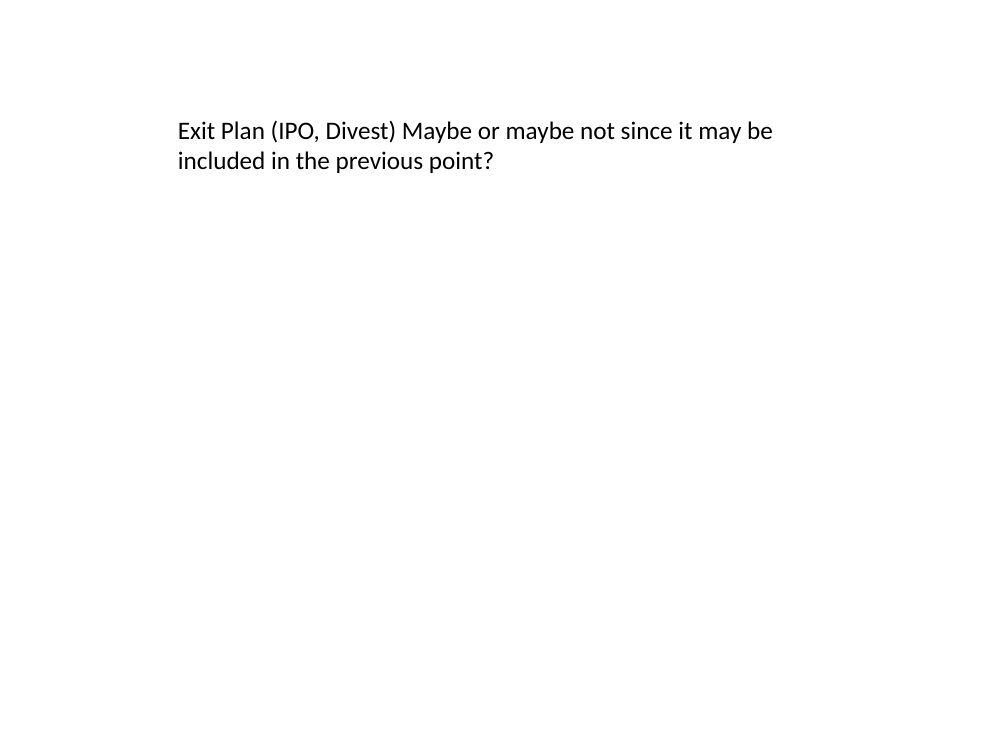
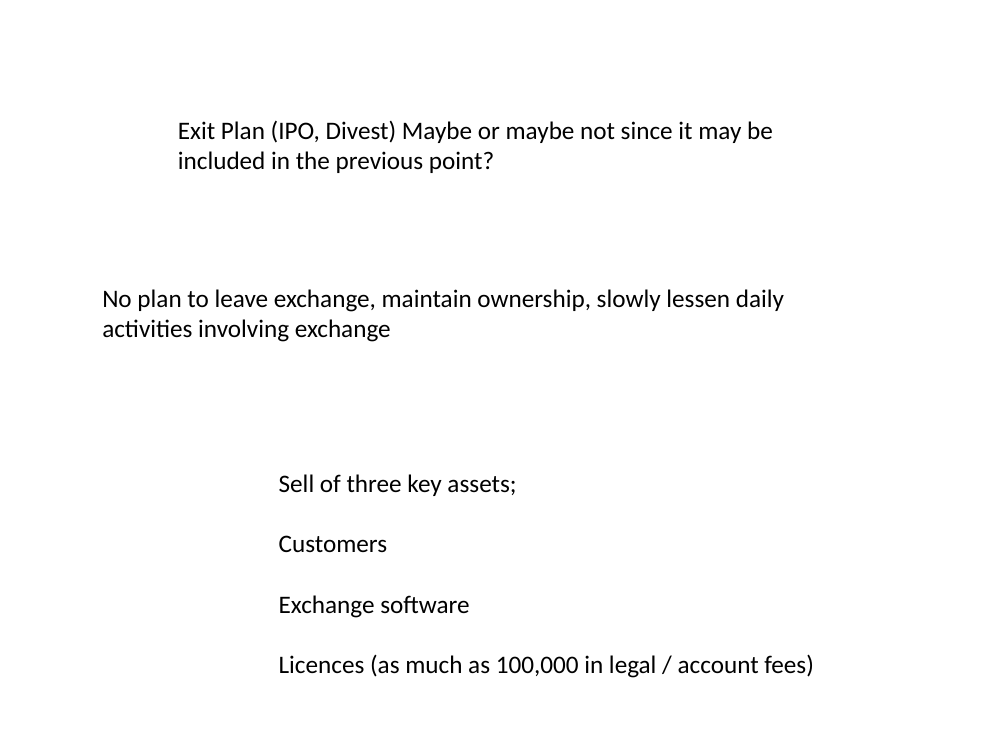
Before and after one commit to JamesLeB/Business, a slide deck: slide 15 of TODO/2-Monday/Presentation1.pptx. Drawn at 1008x756 pixels with LibreOffice and Linux fonts; fonts in the diff are those of the drawing. Boxes give left, top, right and bottom in pixels: in the first picture for what was removed or moved away, otherwise in the second. Text is boxed around its words. In the diff, an @@ line names an element or a change of style, - is before the commit and + after.

Commit message:
Working on presentation

```diff
--- a/TODO/2-Monday/Presentation1.pptx
+++ b/TODO/2-Monday/Presentation1.pptx
@@ text added at box(102, 289, 784, 342), 18 pt, text #000000 @@
+No plan to leave exchange, maintain ownership, slowly lessen daily activities involving exchange
@@ text added at box(279, 474, 814, 678), 18 pt, text #000000 @@
+Sell of three key assets;
+Customers
+Exchange software
+Licences (as much as 100,000 in legal / account fees)
```
Also in this commit, not shown: 13 other slides changed, 1 slide added, 1 slide removed, 2 other files.
